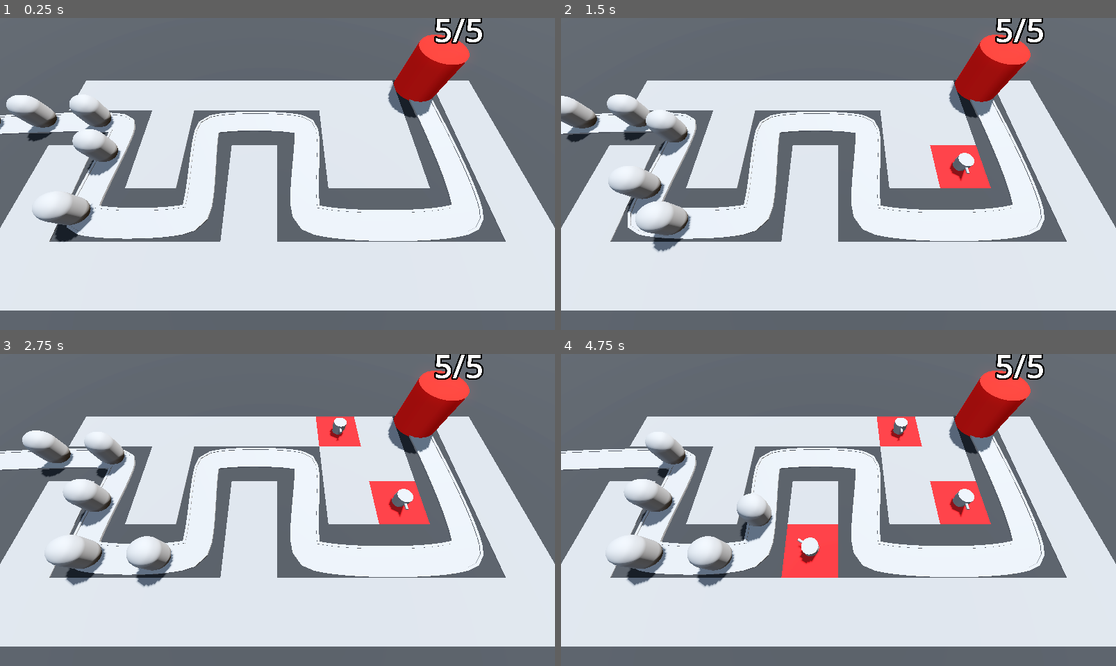
Above: before the commit, frames 1-4 (two rows, left to right).
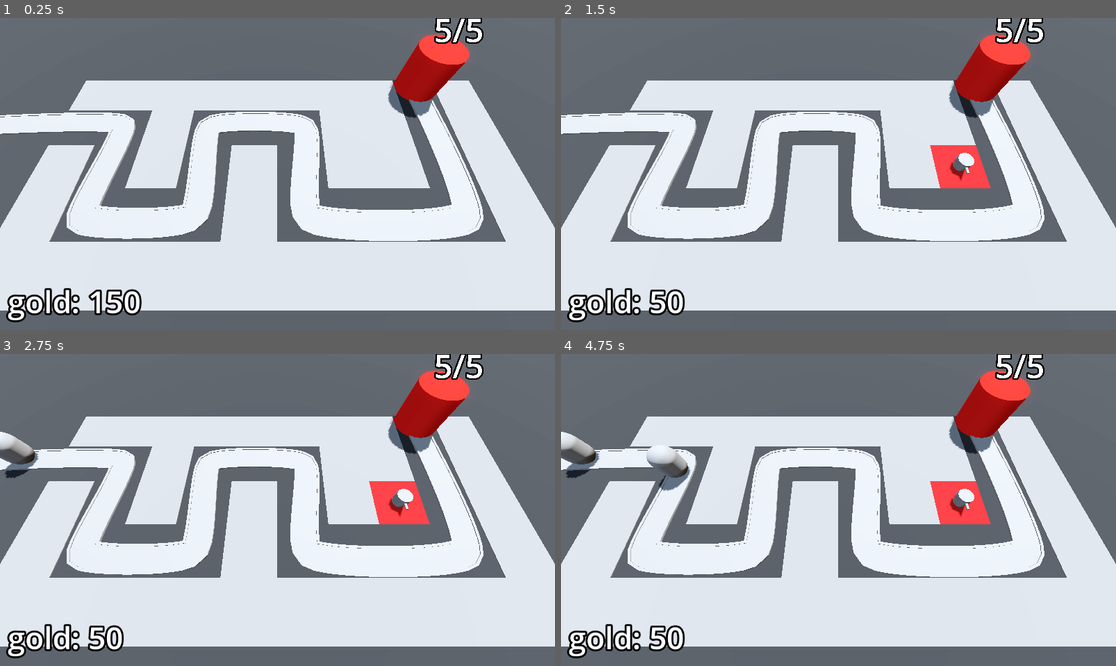
Above: after the commit, the same moments.

Repository: AllanSechrist/BarbarianBlaster
Game: Godot game, scene res://BaseLevel.tscn
Same seed, same stepped clock (60 frames per second), same inputs: the game is played once before the commit and once after it.
Inputs (mouse positions are in pixels of both pictures, inside the frame that each line leads up to):
- Up to frame 1 (0.25 s): no input
- Up to frame 2 (1.5 s): move the mouse to (960, 158) at 0.52 s; press the mouse at (960, 158) at 0.53 s; move the mouse to (727, 189) at 1.27 s; release the mouse at (727, 189) at 1.28 s; click (727, 189) at 1.35 s
- Up to frame 3 (2.75 s): move the mouse to (333, 441) at 2.02 s; press the mouse at (333, 441) at 2.03 s
- Up to frame 4 (4.75 s): move the mouse to (810, 572) at 2.77 s; release the mouse at (810, 572) at 2.78 s; click (810, 572) at 2.85 s; move the mouse to (1005, 556) at 3.52 s; press the mouse at (1005, 556) at 3.53 s; move the mouse to (672, 463) at 4.27 s; release the mouse at (672, 463) at 4.28 s; click (672, 463) at 4.35 s

The runs differ from the first frame. In frame 1, 4.2% of the frame differs, in the area x 0-26%, y 24-98%; in frame 2, 4.5%; in frame 3, 6.0%; in frame 4, 7.7%, in the area x 0-66%, y 20-98%.

Commit message:
Add gold ui, turret gold cost, and barbarian gold value

Diff:
--- a/BaseLevel.tscn
+++ b/BaseLevel.tscn
@@ -1,11 +1,13 @@
-[gd_scene load_steps=12 format=3 uid="uid://07b0w8wg0t3d"]
+[gd_scene load_steps=15 format=3 uid="uid://07b0w8wg0t3d"]
 
 [ext_resource type="PackedScene" uid="uid://cgepsgj0dutey" path="res://RayPickerCamera/ray_picker_camera.tscn" id="1_knq2t"]
 [ext_resource type="MeshLibrary" uid="uid://016mydobghxt" path="res://MeshLibraries/SpaceLibrary.tres" id="1_lvb7b"]
 [ext_resource type="PackedScene" uid="uid://cedg4p1ktt00c" path="res://Enemy/enemy.tscn" id="2_5x8ra"]
 [ext_resource type="PackedScene" uid="uid://b6a3tfb71rtov" path="res://Base/base.tscn" id="3_o2j4u"]
+[ext_resource type="Script" uid="uid://djgitihn64ruj" path="res://enemy_path.gd" id="3_ufkdr"]
 [ext_resource type="Script" uid="uid://bsjogxvyjj8tp" path="res://turret_manager.gd" id="5_ufkdr"]
 [ext_resource type="PackedScene" uid="uid://d01unib15e15u" path="res://Turret/turret.tscn" id="6_epnn3"]
+[ext_resource type="Script" uid="uid://brmiqfbffbybp" path="res://bank.gd" id="8_tv3th"]
 
 [sub_resource type="ProceduralSkyMaterial" id="ProceduralSkyMaterial_dq0bh"]
 sky_horizon_color = Color(0.66224277, 0.6717428, 0.6867428, 1)
@@ -29,6 +31,11 @@
 "tilts": PackedFloat32Array(0, 0, 0, 0, 0, 0, 0, 0, 0)
 }
 point_count = 9
+
+[sub_resource type="LabelSettings" id="LabelSettings_epnn3"]
+font_size = 64
+outline_size = 16
+outline_color = Color(0, 0, 0, 1)
 
 [node name="BaseLevel" type="Node3D"]
 
@@ -57,10 +64,12 @@
 "cells": PackedInt32Array(65535, 65534, 0, 65535, 2, 0, 4, 65535, 0, 65531, 65534, 0, 65532, 65534, 0, 65534, 65534, 0, …(310 unchanged characters)…
 }
 
-[node name="Path3D" type="Path3D" parent="."]
+[node name="EnemyPath" type="Path3D" parent="."]
 curve = SubResource("Curve3D_lvb7b")
+script = ExtResource("3_ufkdr")
+enemy_scene = ExtResource("2_5x8ra")
 
-[node name="Road" type="CSGPolygon3D" parent="Path3D"]
+[node name="Road" type="CSGPolygon3D" parent="EnemyPath"]
 polygon = PackedVector2Array(-1, 0, -1, 0.1, 1, 0.1, 1, 0)
 mode = 2
 path_node = NodePath("..")
@@ -74,7 +83,7 @@
 path_u_distance = 1.0
 path_joined = false
 
-[node name="LeftEdge" type="CSGPolygon3D" parent="Path3D"]
+[node name="LeftEdge" type="CSGPolygon3D" parent="EnemyPath"]
 polygon = PackedVector2Array(-1.1, 0, -1.1, 0.15, -0.9, 0.15, -0.9, 0)
 mode = 2
 path_node = NodePath("..")
@@ -88,7 +97,7 @@
 path_u_distance = 1.0
 path_joined = false
 
-[node name="RightEdge" type="CSGPolygon3D" parent="Path3D"]
+[node name="RightEdge" type="CSGPolygon3D" parent="EnemyPath"]
 polygon = PackedVector2Array(0.9, 0, 0.9, 0.15, 1.1, 0.15, 1.1, 0)
 mode = 2
 path_node = NodePath("..")
@@ -102,24 +111,9 @@
 path_u_distance = 1.0
 path_joined = false
 
-[node name="Enemy" parent="Path3D" instance=ExtResource("2_5x8ra")]
-transform = Transform3D(0.06910514, 0, -0.9976054, 0, 1, 0, 0.9976054, 0, 0.06910514, -26.58006, 0, -2.1425295)
-
-[node name="Enemy2" parent="Path3D" instance=ExtResource("2_5x8ra")]
-transform = Transform3D(0.041612793, 0, -0.99912983, 0, 1, 0, 0.99912983, 0, 0.041612793, -21.58768, 0, -2.4152606)
-progress = 5.0
-
-[node name="Enemy3" parent="Path3D" instance=ExtResource("2_5x8ra")]
-transform = Transform3D(-0.022879306, 0, -0.99973255, 0, 1, 0, 0.99973255, 0, -0.022879306, -16.588974, 0, -2.5045593)
-progress = 10.0
-
-[node name="Enemy4" parent="Path3D" instance=ExtResource("2_5x8ra")]
-transform = Transform3D(-0.9971769, 0, 0.075010784, 0, 1, 0, -0.075010784, 0, -0.9971769, -14.105697, 0, 0.40238535)
-progress = 15.0
-
-[node name="Enemy5" parent="Path3D" instance=ExtResource("2_5x8ra")]
-transform = Transform3D(-0.9999339, 0, -0.011123055, 0, 1, 0, 0.011123055, 0, -0.9999339, -14.5048895, 0, 5.3859653)
-progress = 20.0
+[node name="EnemySpawnTimer" type="Timer" parent="EnemyPath"]
+wait_time = 2.0
+autostart = true
 
 [node name="Base" parent="." instance=ExtResource("3_o2j4u")]
 transform = Transform3D(1, 0, 0, 0, 1, 0, 0, 0, 1, 14, 0, -7)
@@ -127,4 +121,26 @@
 [node name="TurretManager" type="Node3D" parent="." node_paths=PackedStringArray("enemy_path")]
 script = ExtResource("5_ufkdr")
 turret = ExtResource("6_epnn3")
-enemy_path = NodePath("../Path3D")
+enemy_path = NodePath("../EnemyPath")
+
+[node name="Bank" type="MarginContainer" parent="." groups=["bank"]]
+anchors_preset = 15
+anchor_right = 1.0
+anchor_bottom = 1.0
+grow_horizontal = 2
+grow_vertical = 2
+mouse_filter = 2
+theme_override_constants/margin_left = 16
+theme_override_constants/margin_top = 16
+theme_override_constants/margin_right = 16
+theme_override_constants/margin_bottom = 16
+script = ExtResource("8_tv3th")
+
+[node name="Label" type="Label" parent="Bank"]
+layout_mode = 2
+size_flags_horizontal = 0
+size_flags_vertical = 8
+text = "Placeholder"
+label_settings = SubResource("LabelSettings_epnn3")
+
+[connection signal="timeout" from="EnemyPath/EnemySpawnTimer" to="EnemyPath" method="spawn_enemy"]
--- a/Enemy/enemy.gd
+++ b/Enemy/enemy.gd
@@ -2,6 +2,11 @@
 
 @export var speed: float = 2.5
 @export var max_health := 50
+@export var gold_value := 15
+
+@onready var base = get_tree().get_first_node_in_group("base")
+@onready var animation_player: AnimationPlayer = $AnimationPlayer
+@onready var bank = get_tree().get_first_node_in_group("bank")
 
 var current_health: int:
 	set(health_in):
@@ -9,10 +14,8 @@
 			animation_player.play("TakeDamage")
 		current_health = health_in
 		if current_health < 1:
-			queue_free()
+			on_death()
 
-@onready var base = get_tree().get_first_node_in_group("base")
-@onready var animation_player: AnimationPlayer = $AnimationPlayer
 
 func _ready() -> void:
 	current_health = max_health
@@ -22,3 +25,7 @@
 	if progress_ratio >= 1.0:
 		base.take_damage()
 		set_process(false)
+
+func on_death() -> void:
+	bank.gold += gold_value
+	queue_free()
--- a/Enemy/enemy.tscn
+++ b/Enemy/enemy.tscn
@@ -13,6 +13,21 @@
 [sub_resource type="CapsuleShape3D" id="CapsuleShape3D_2pb1h"]
 radius = 1.0
 height = 3.0
+
+[sub_resource type="Animation" id="Animation_px1sc"]
+length = 0.001
+tracks/0/type = "value"
+tracks/0/imported = false
+tracks/0/enabled = true
+tracks/0/path = NodePath("DamageHilight:visible")
+tracks/0/interp = 1
+tracks/0/loop_wrap = true
+tracks/0/keys = {
+"times": PackedFloat32Array(0),
+"transitions": PackedFloat32Array(1),
+"update": 1,
+"values": [false]
+}
 
 [sub_resource type="Animation" id="Animation_2pb1h"]
 resource_name = "TakeDamage"
@@ -30,21 +45,6 @@
 "values": [true, false]
 }
 
-[sub_resource type="Animation" id="Animation_px1sc"]
-length = 0.001
-tracks/0/type = "value"
-tracks/0/imported = false
-tracks/0/enabled = true
-tracks/0/path = NodePath("DamageHilight:visible")
-tracks/0/interp = 1
-tracks/0/loop_wrap = true
-tracks/0/keys = {
-"times": PackedFloat32Array(0),
-"transitions": PackedFloat32Array(1),
-"update": 1,
-"values": [false]
-}
-
 [sub_resource type="AnimationLibrary" id="AnimationLibrary_am0pq"]
 _data = {
 &"RESET": SubResource("Animation_px1sc"),
@@ -55,6 +55,7 @@
 transform = Transform3D(0.999996, 0, 0, 0, 1, 0, 0, 0, 0.999996, 0, 0, 0)
 loop = false
 script = ExtResource("1_2pb1h")
+speed = 5.0
 
 [node name="MeshInstance3D" type="MeshInstance3D" parent="."]
 transform = Transform3D(1, 0, 0, 0, 1, 0, 0, 0, 1, 0, 1.5, 0)
--- a/RayPickerCamera/ray_picker_camera.gd
+++ b/RayPickerCamera/ray_picker_camera.gd
@@ -2,8 +2,10 @@
 
 @export var gridmap: GridMap
 @export var turret_manager: Node3D
+@export var turret_cost := 100
 
 @onready var ray_cast_3d: RayCast3D = $RayCast3D
+@onready var bank = get_tree().get_first_node_in_group("bank")
 
 func _process(delta: float) -> void:
 	var mouse_position: Vector2 = get_viewport().get_mouse_position()
@@ -11,15 +13,19 @@
 	ray_cast_3d.force_raycast_update()
 
 	if ray_cast_3d.is_colliding():
-		Input.set_default_cursor_shape(Input.CURSOR_POINTING_HAND)
-		var collider = ray_cast_3d.get_collider()
-		if collider is GridMap:
-			if Input.is_action_pressed("click"):
-				var collision_point = ray_cast_3d.get_collision_point()
-				var cell = gridmap.local_to_map(collision_point)
-				if gridmap.get_cell_item(cell) == 0:
-					gridmap.set_cell_item(cell, 1)
-					var tile_position = gridmap.map_to_local(cell)
-					turret_manager.build_turret(tile_position)
+		if bank.gold >= turret_cost:
+			Input.set_default_cursor_shape(Input.CURSOR_POINTING_HAND)
+			var collider = ray_cast_3d.get_collider()
+			if collider is GridMap:
+				if Input.is_action_pressed("click"):
+					var collision_point = ray_cast_3d.get_collision_point()
+					var cell = gridmap.local_to_map(collision_point)
+					if gridmap.get_cell_item(cell) == 0:
+						gridmap.set_cell_item(cell, 1)
+						var tile_position = gridmap.map_to_local(cell)
+						turret_manager.build_turret(tile_position)
+						bank.gold -= turret_cost
+		else:
+			Input.set_default_cursor_shape(Input.CURSOR_ARROW)
 	else:
 		Input.set_default_cursor_shape(Input.CURSOR_ARROW)
--- /dev/null
+++ b/bank.gd
@@ -0,0 +1,12 @@
+extends MarginContainer
+
+@export var starting_gold := 150
+@onready var label: Label = $Label
+
+var gold: int:
+	set(gold_in):
+		gold = max(gold_in, 0)
+		label.text = "gold: " + str(gold)
+
+func _ready() -> void:
+	gold = starting_gold
--- /dev/null
+++ b/enemy_path.gd
@@ -0,0 +1,8 @@
+extends Path3D
+
+@export var enemy_scene: PackedScene
+
+func spawn_enemy() -> void:
+	# connected to timeout signal from EnemySpawnTimer
+	var new_enemy = enemy_scene.instantiate()
+	add_child(new_enemy)
Not shown, added: bank.gd.uid
Not shown, added: enemy_path.gd.uid
